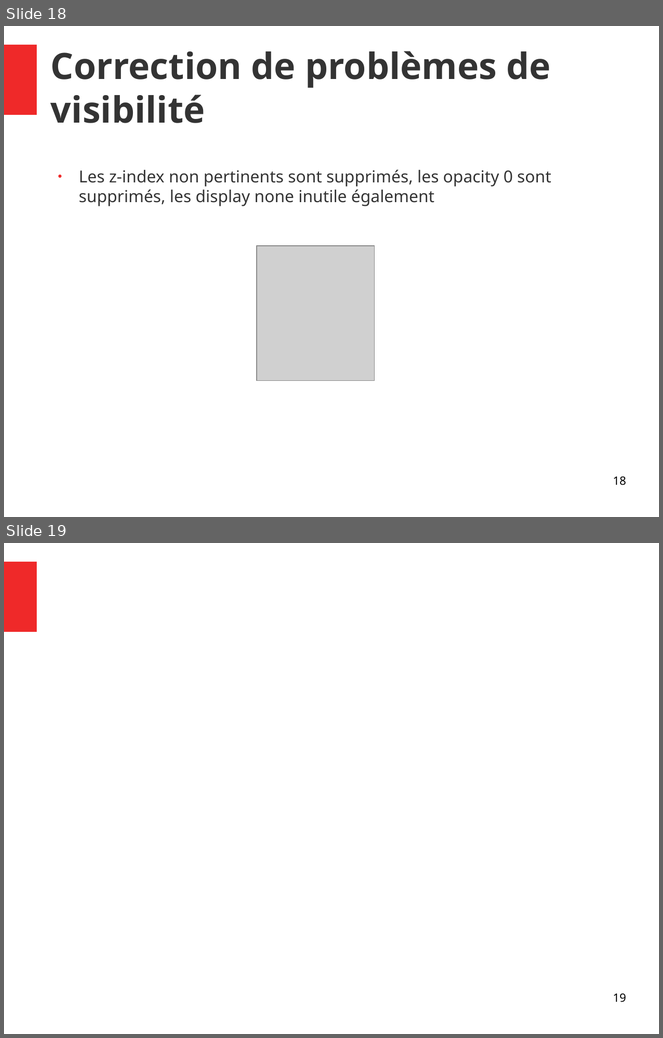
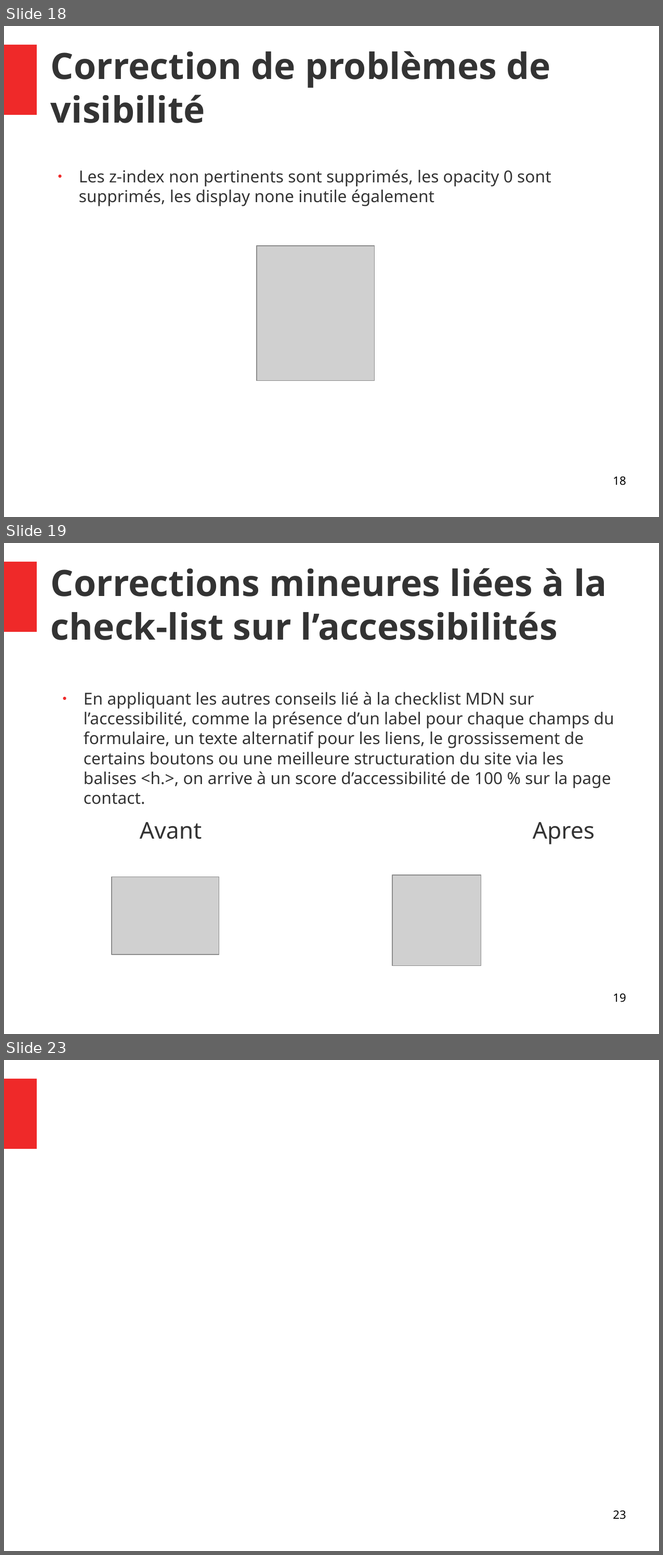
Before and after one commit to Vincent055681/VincentDiRaimondo_4_10052021, a slide deck: audit/Rapport.odp. Shown one above the other, each under a label of ours: slides 18 and 19 before the commit, slides 18, 19 and 23 after it; the slides between them are not shown. The pictures are 663x1038 and 663x1555 pixels, drawn with LibreOffice and Linux fonts; fonts in the diff are those of the drawing; grey boxes stand for pictures. Boxes give left, top, right and bottom in pixels: in the first picture for what was removed or moved away, otherwise in the second. Text is boxed around its words. In the diff, an @@ line names an element or a change of style, - is before the commit and + after.

```diff
--- a/audit/Rapport.odp
+++ b/audit/Rapport.odp
@@ slide 19 added at [4, 543, 659, 1034], background #FFFFFF; not listed: 1 template element that a slide beside it also shows @@
@@ title added at [51, 568, 607, 640], 44 pt, text #333333, bold @@
+Corrections mineures liées à la check-list sur l’accessibilités
@@ text added at [84, 692, 614, 845], 20 pt, text #333333 @@
+● En appliquant les autres conseils lié à la checklist MDN sur l’accessibilité, comme la présence d’un label pour chaque champs du formulaire, un texte alternatif pour les liens, le grossissement de certains boutons ou une meilleure structuration du site via les balises <h.>, on arrive à un score d’accessibilité de 100 % sur la page contact.
+    Avant Apres
@@ picture added at [112, 877, 219, 955] @@
@@ picture added at [393, 875, 481, 966] @@
@@ page number added at [613, 994, 626, 1003], 14 pt, text #000000 @@
+19
@@ what was slide 19 is now slide 23 @@
@@ page number at [613, 1511, 626, 1520]: text changed @@
-19
+23
```
Also in this commit, not shown: 3 other slides added, 1 slide removed, 3 other files.
